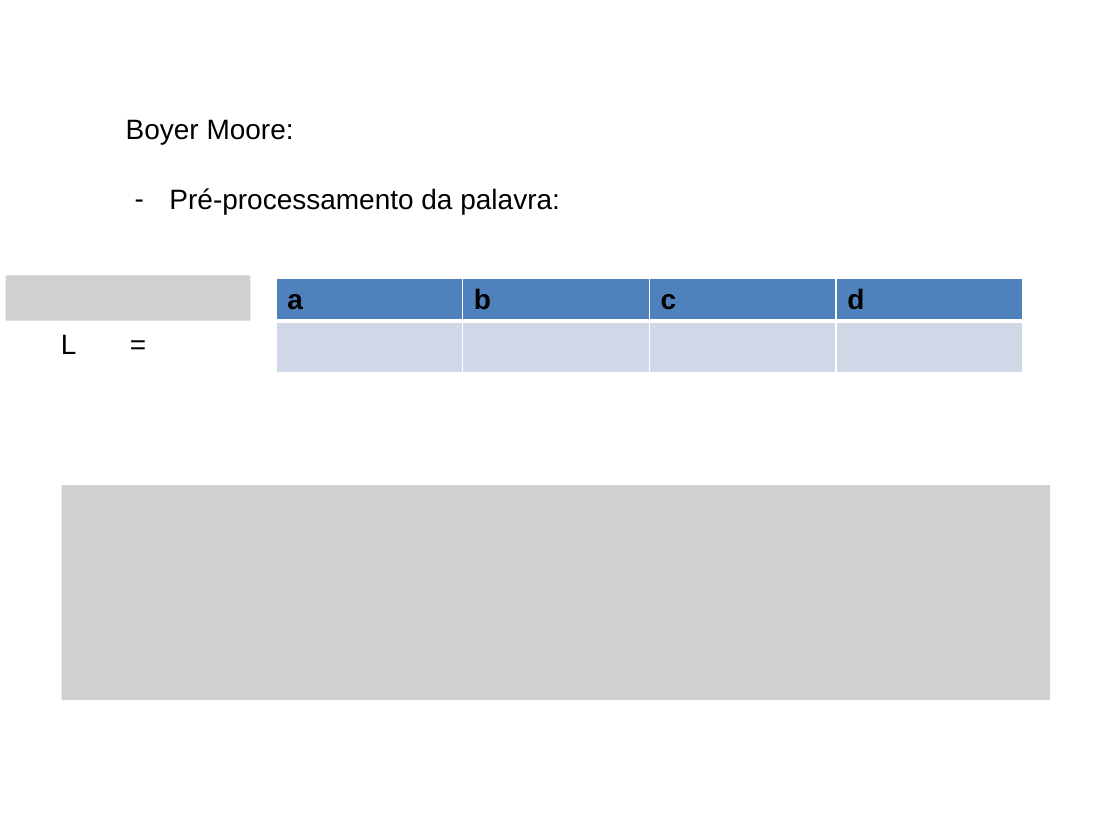
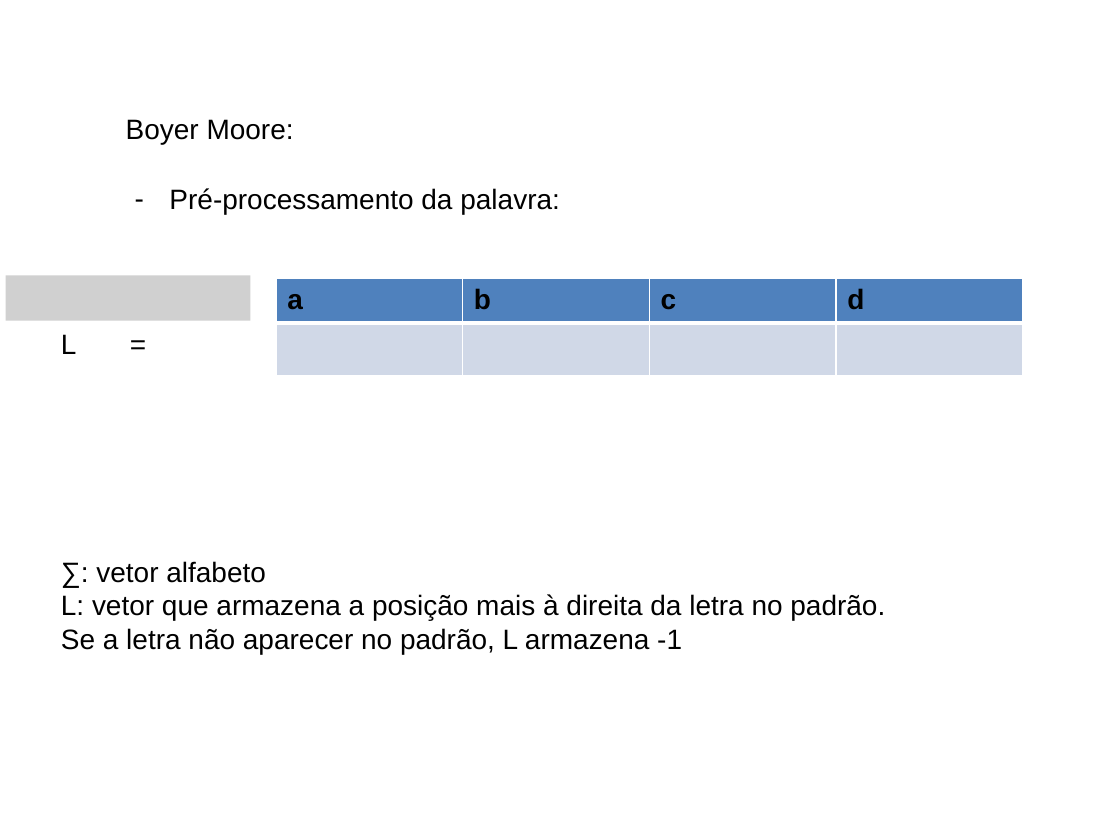
Before and after one commit to BartoAlheiros/Projeto-PAA, a slide deck: slide 8 of PAA 2a Oficina.pptx (slide 6 before the commit). Drawn at 1120x840 pixels with LibreOffice and Linux fonts; fonts in the diff are those of the drawing; grey boxes stand for pictures; background and template pictures are left out. Boxes give left, top, right and bottom in pixels: in the first picture for what was removed or moved away, otherwise in the second. Text is boxed around its words. In the diff, an @@ line names an element or a change of style, - is before the commit and + after.

```diff
--- a/PAA 2a Oficina.pptx
+++ b/PAA 2a Oficina.pptx
@@ table at bbox=[277, 278, 1025, 375] @@
@@ borders changed @@
@@ picture removed at bbox=[62, 485, 1051, 700] @@
@@ text added at bbox=[61, 561, 885, 654], 18 pt, text #000000 @@
+∑: vetor alfabeto
+L: vetor que armazena a posição mais à direita da letra no padrão.
+Se a letra não aparecer no padrão, L armazena -1
```
Also in this commit, not shown: 11 other slides changed, 3 slides added, 1 slide removed, 4 other files.
